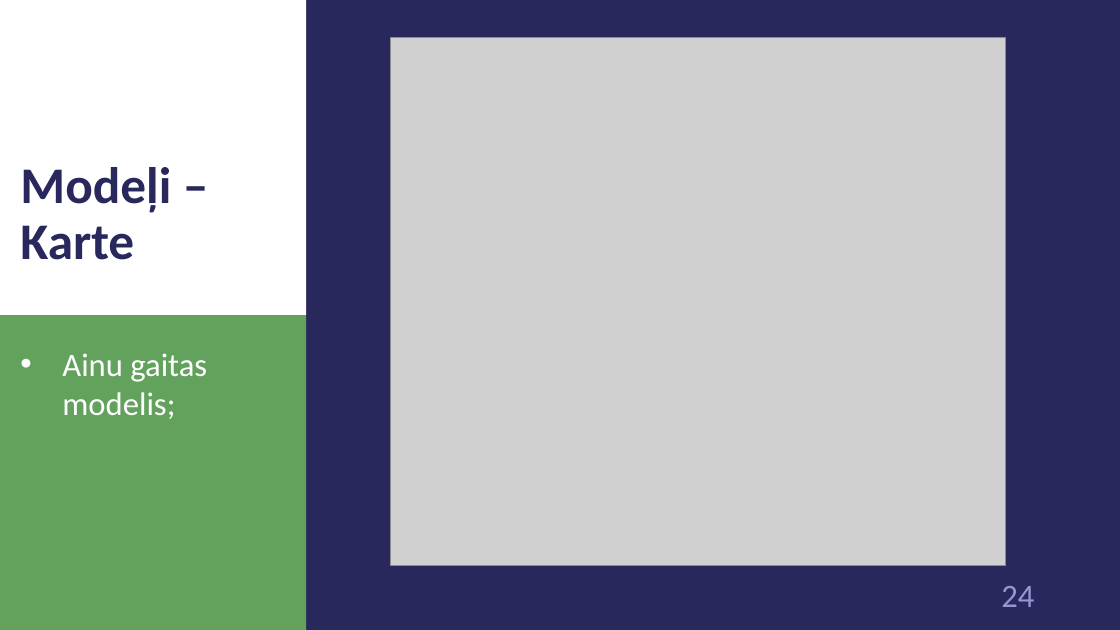
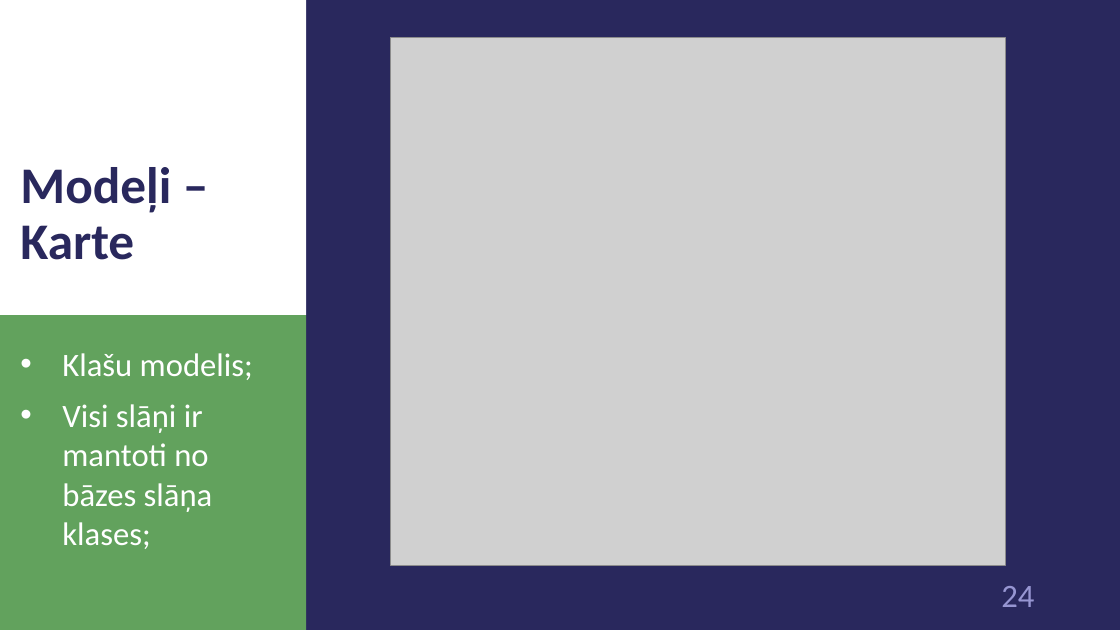
Before and after one commit to 1ivyatan/drumstalotajs, a slide deck: slide 24 of Documentation/Prezentācija.pptx. Drawn at 1120x630 pixels with LibreOffice and Linux fonts; fonts in the diff are those of the drawing; grey boxes stand for pictures. Boxes give left, top, right and bottom in pixels: in the first picture for what was removed or moved away, otherwise in the second. Text is boxed around its words. In the diff, an @@ line names an element or a change of style, - is before the commit and + after.

Commit message:
add model descs

```diff
--- a/Documentation/Prezentācija.pptx
+++ b/Documentation/Prezentācija.pptx
@@ text at (x1=62, y1=353, x2=253, y2=549): text changed @@
-• Ainu gaitas modelis;
+• Klašu modelis;
+• Visi slāņi ir mantoti no bāzes slāņa klases;
```
Also in this commit, not shown: 11 other slides changed, 1 slide added, 5 slides removed.
